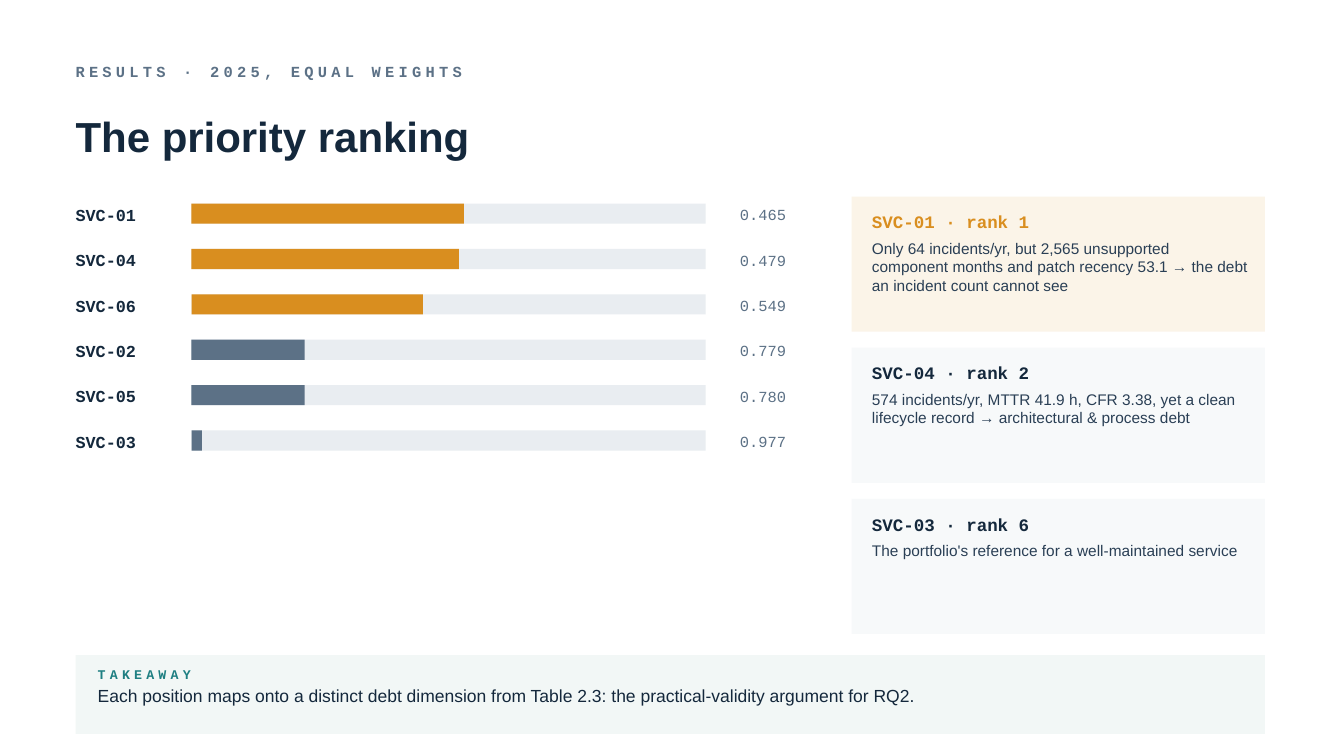
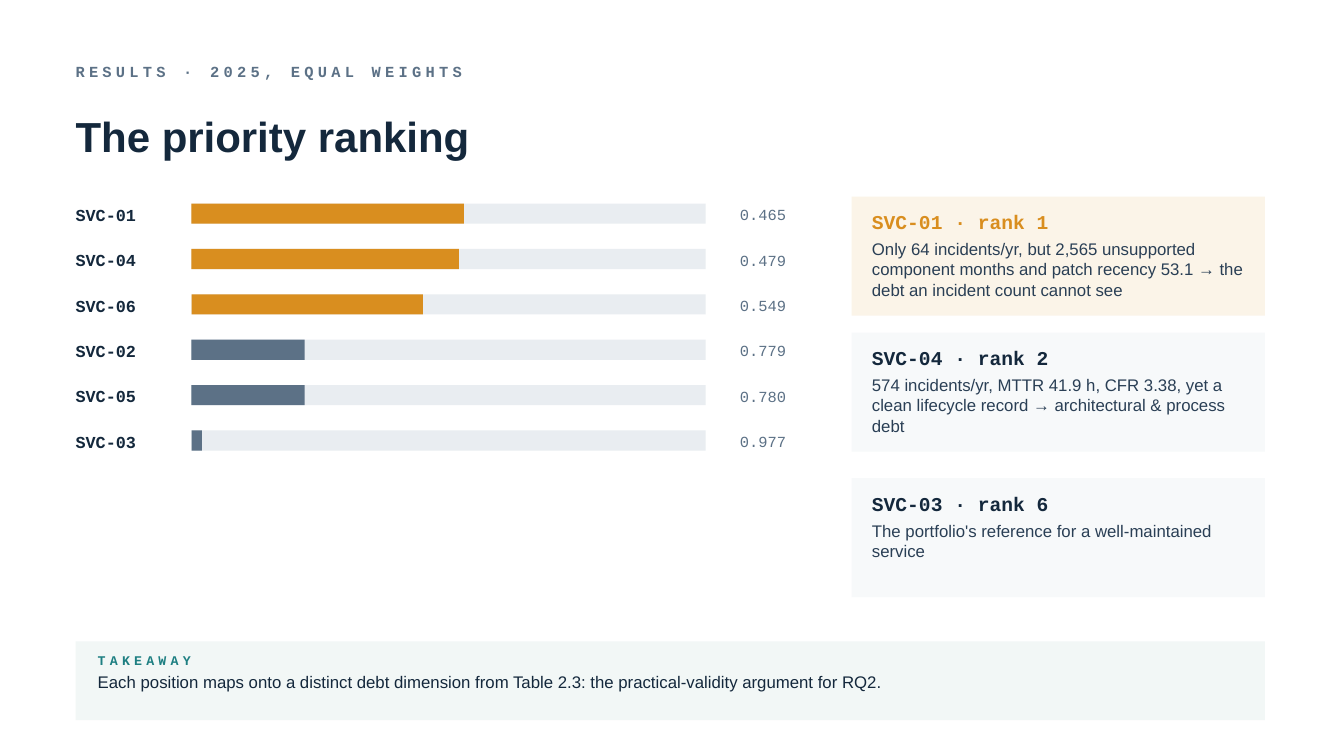
Before and after one commit to TobiZeier/MScProject, a slide deck: slide 7 of presentation/defense.pptx. Drawn at 1344x756 pixels with LibreOffice and Linux fonts; fonts in the diff are those of the drawing. Boxes give left, top, right and bottom in pixels: in the first picture for what was removed or moved away, otherwise in the second. Text is boxed around its words. In the diff, an @@ line names an element or a change of style, - is before the commit and + after.

```diff
--- a/presentation/defense.pptx
+++ b/presentation/defense.pptx
@@ rectangle: place and size @@
-rectangle at (852, 197, 1265, 332)
+rectangle at (852, 197, 1265, 316)
@@ rectangle: place and size @@
-rectangle at (852, 348, 1265, 483)
+rectangle at (852, 333, 1265, 452)
@@ rectangle: place and size @@
-rectangle at (852, 499, 1265, 634)
+rectangle at (852, 478, 1265, 597)
@@ size 12.5 to 14 pt in 3 elements at (872, 215, 1049, 229), (872, 351, 1049, 366), (872, 497, 1049, 512) @@
@@ text "SVC-03 · rank 6": place and size @@
-text "SVC-03 · rank 6" at (872, 519, 1030, 531)
+text "SVC-03 · rank 6" at (872, 497, 1049, 512)
@@ size 11 to 12 pt in 3 elements at (872, 243, 1243, 296), (872, 379, 1225, 432), (872, 525, 1212, 557) @@
@@ text "The portfolio's reference for a ...": place and size @@
-text "The portfolio's reference for a ..." at (872, 545, 1238, 559)
+text "The portfolio's reference for a ..." at (872, 525, 1212, 557)
@@ 4 texts, 1 rectangle: place and size @@
-4 texts, 1 rectangle at (76, 367, 1265, 734)
+4 texts, 1 rectangle at (76, 351, 1265, 720)
@@ text "Each position maps onto a ..." at (98, 676, 881, 692): size 12.5 to 12 pt @@
```
Also in this commit, not shown: 14 other slides changed, 5 other files.
